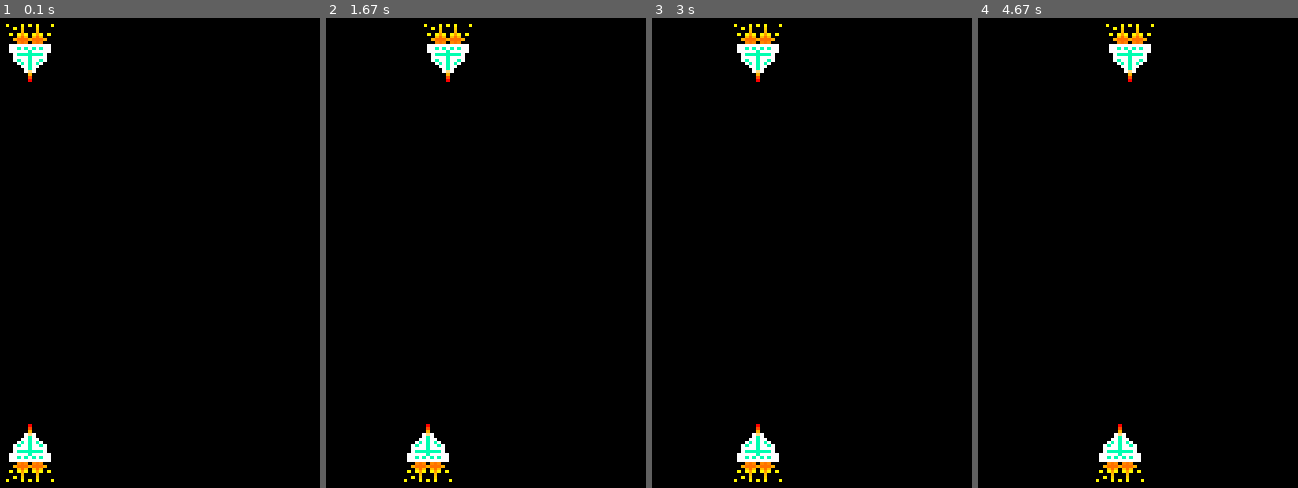
Above: before the commit, frames 1-4 (left to right).
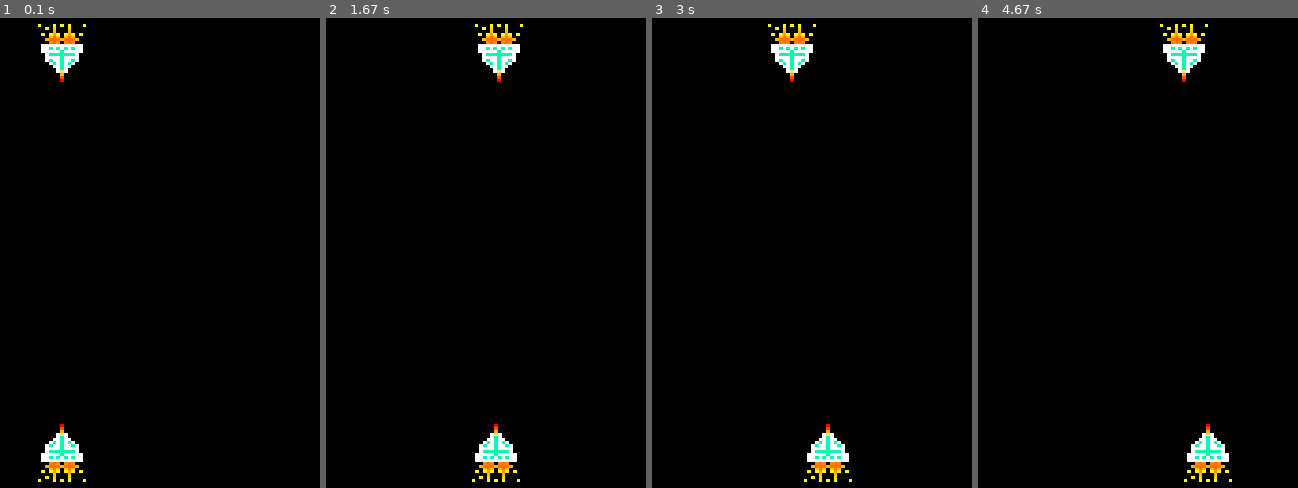
Above: after the commit, the same moments.

Repository: Ufuk-a/Space-invaders
Game: pygame game, started from main.py
The game is run twice, just before and just after one commit, with the same random seed, the same clock (stepped at 60 frames per second) and the same inputs.
Inputs:
- Up to frame 1 (0.1 s): no input
- Up to frame 2 (1.67 s): hold Right 0.33-0.8 s; hold Right 0.83-1.3 s; hold Left from 1.33 s (still down)
- Up to frame 3 (3 s): release Left at 1.87 s; hold Left 1.9-2.3 s; hold Right 2.33-2.97 s
- Up to frame 4 (4.67 s): hold Left 3-3.47 s; hold Right 3.5-3.97 s; hold Right 4-4.47 s; hold Left from 4.5 s (still down)

The runs differ from the first frame. In frame 1, 3.1% of the frame differs, in the area x 1-27%, y 1-99%; in frame 2, 3.5%, in the area x 24-62%, y 1-99%; in frame 3, 3.4%; in frame 4, 3.5%.

Commit message:
fixed left being faster than right for the enemy

Diff:
--- a/space_invaders/lib/classes.py
+++ b/space_invaders/lib/classes.py
@@ -12,18 +12,17 @@
         self.image = player_image
         self.rect = self.image.get_rect()
         self.x = 300
-        self.rect.center = (self.x, 500)
+        self.rect.center = (self.x + 32, 500)
 
     def update(self):
         key = pygame.key.get_pressed()
-        speed = 2
+        speed = 3
         if key[pygame.K_LEFT]:
-            self.rect.x -= speed
+            self.x -= speed
+            self.rect.x = self.x
         elif key[pygame.K_RIGHT]:
-            self.rect.x += speed
-
-    def get_x(self):
-        return self.rect.x
+            self.x += speed
+            self.rect.x = self.x
 
 player = HumanShip()
 
@@ -35,15 +34,17 @@
         self.image = pygame.transform.flip(player_image, False, True)
         self.rect = self.image.get_rect()
         self.x = 300
-        self.rect.center = (self.x, 100)
+        self.rect.center = (self.x + 32, 100)
 
     def update(self):
 
         speed = 1.5
         if player.rect.x < self.rect.x:
-            self.rect.x -= speed
+            self.x -= speed
+            self.rect.x = self.x
         elif player.rect.x > self.rect.x:
-            self.rect.x += speed
+            self.x += speed
+            self.rect.x = self.x
         else:
             pass
 
